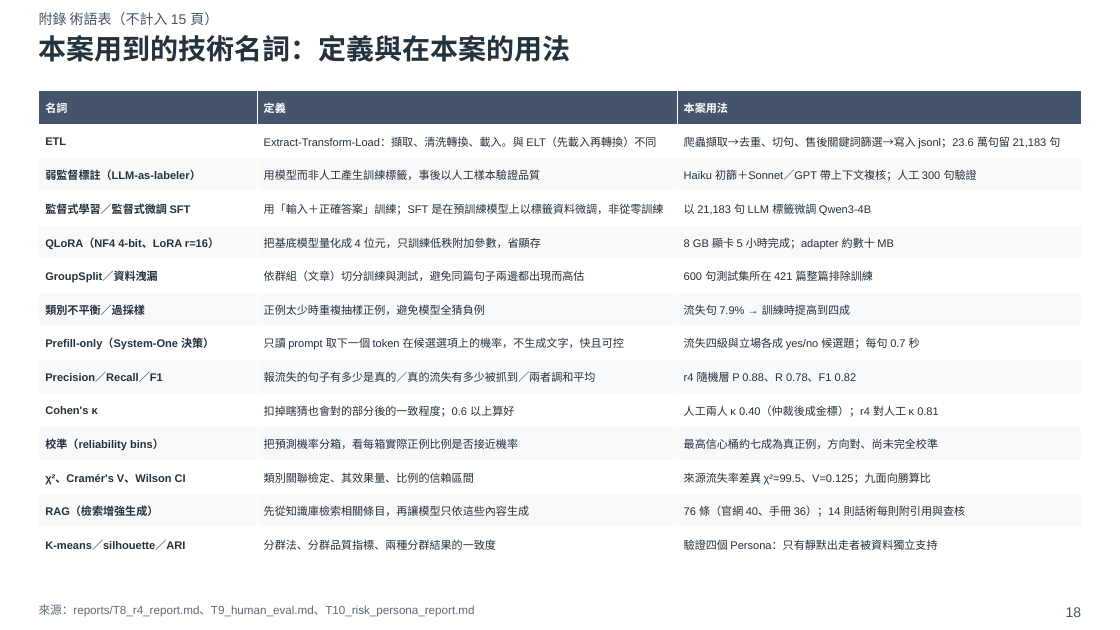
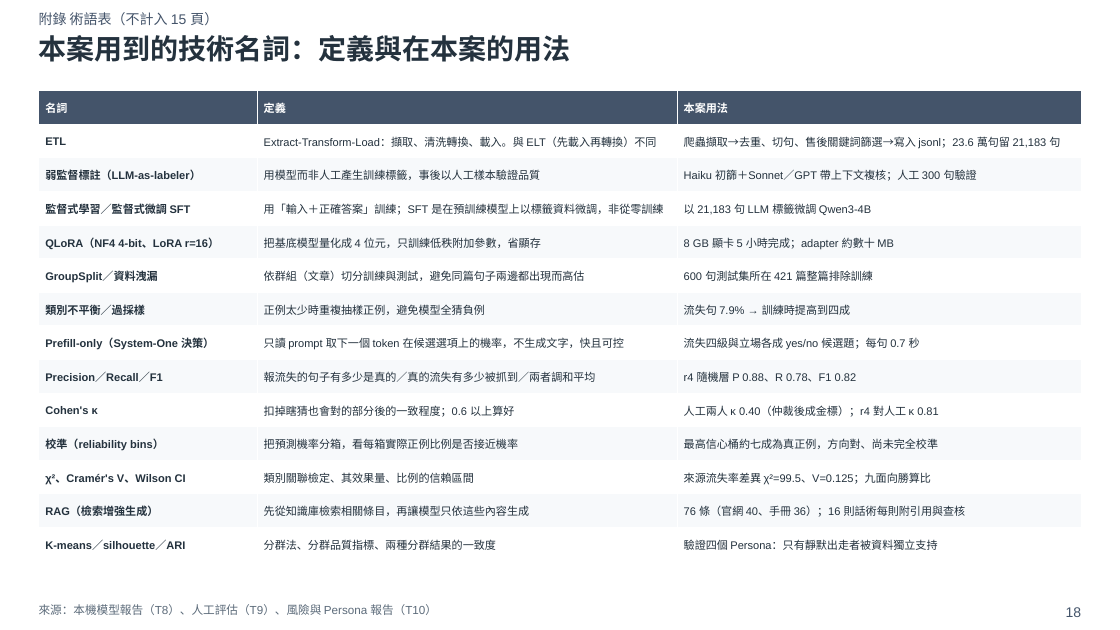
Before and after one commit to xxx789666/hotai-ai-hackathon-lexus, a slide deck: slide 18 of deck/初賽簡報_v0.pptx. Drawn at 1120x630 pixels with LibreOffice and Linux fonts; fonts in the diff are those of the drawing. Boxes give left, top, right and bottom in pixels: in the first picture for what was removed or moved away, otherwise in the second. Text is boxed around its words. In the diff, an @@ line names an element or a change of style, - is before the commit and + after.

```diff
--- a/deck/初賽簡報_v0.pptx
+++ b/deck/初賽簡報_v0.pptx
@@ table at <box>39,91,1082,561</box> @@
-row 13, column 3: 76 條（官網 40、手冊 36）；14 則話術每則附引用與查核
+row 13, column 3: 76 條（官網 40、手冊 36）；16 則話術每則附引用與查核
@@ text at <box>39,604,437,615</box>: text changed @@
-來源：reports/T8_r4_report.md、T9_human_eval.md、T10_risk_persona_report.md
+來源：本機模型報告（T8）、人工評估（T9）、風險與 Persona 報告（T10）
```
Also in this commit, not shown: 19 other slides changed, 2 slides added, 33 other files.
